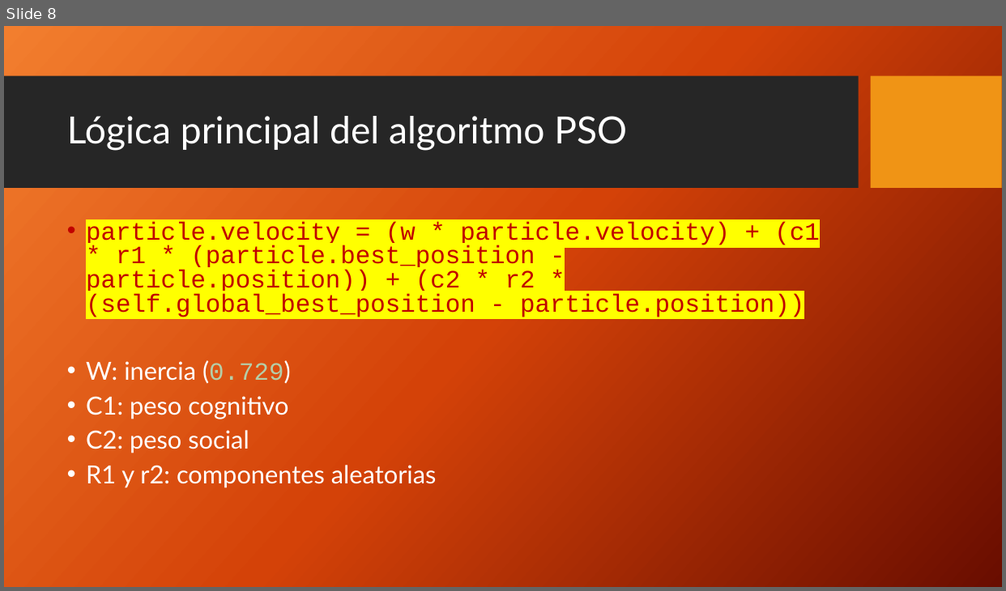
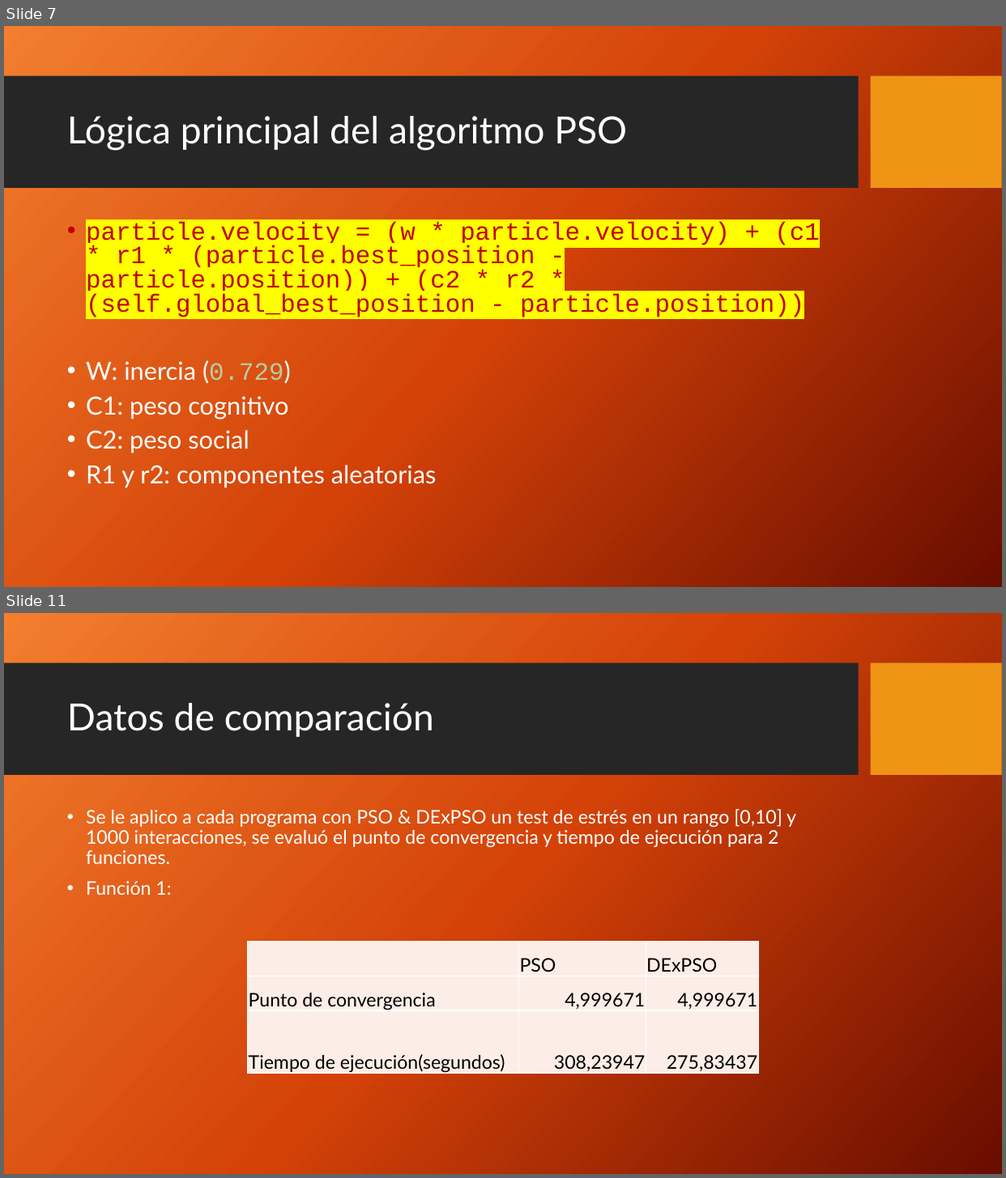
Before and after one commit to fermontenegro/PSO, a slide deck: Presentacion final.pptx. Shown one above the other, each under a label of ours: slide 8 before the commit, slides 7 and 11 after it; the slides between them are not shown. The pictures are 1006x591 and 1006x1178 pixels, drawn with LibreOffice and Linux fonts; fonts in the diff are those of the drawing; background and template pictures are left out. Boxes give left, top, right and bottom in pixels: in the first picture for what was removed or moved away, otherwise in the second. Text is boxed around its words. In the diff, an @@ line names an element or a change of style, - is before the commit and + after.

```diff
--- a/Presentacion final.pptx
+++ b/Presentacion final.pptx
@@ slide 11 added at (x1=4, y1=613, x2=1002, y2=1174), background picture (left out); not listed: 2 template elements that a slide beside it also shows @@
@@ title added at (x1=67, y1=703, x2=434, y2=737), 36 pt, text #FFFFFF @@
+Datos de comparación
@@ text added at (x1=86, y1=809, x2=796, y2=895), 18 pt, text #FFFFFF @@
+• Se le aplico a cada programa con PSO & DExPSO un test de estrés en un rango [0,10] y 1000 interacciones, se evaluó el punto de convergencia y tiempo de ejecución para 2 funciones.
+• Función 1:
@@ table added at (x1=247, y1=942, x2=757, y2=1076), 3 rows, 3 columns @@
+ | PSO | DExPSO
+Punto de convergencia | 4,999671 | 4,999671
+Tiempo de ejecución(segundos) | 308,23947 | 275,83437
@@ what was slide 8 is now slide 7 @@
```
Also in this commit, not shown: 6 slides changed, 5 other slides added, 2 slides removed, 6 other files.
